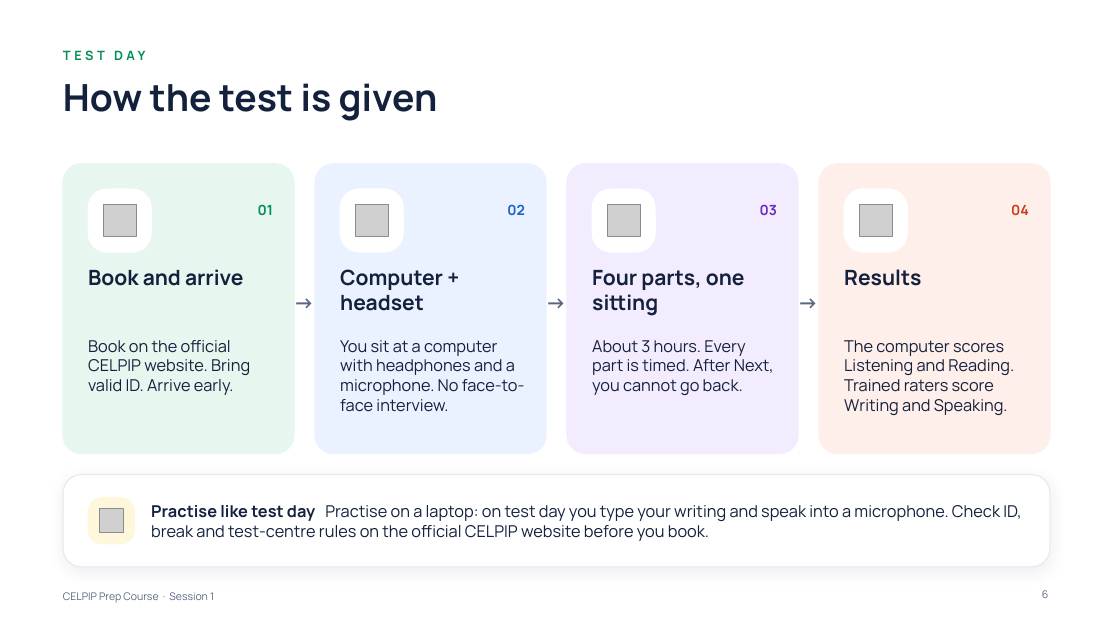
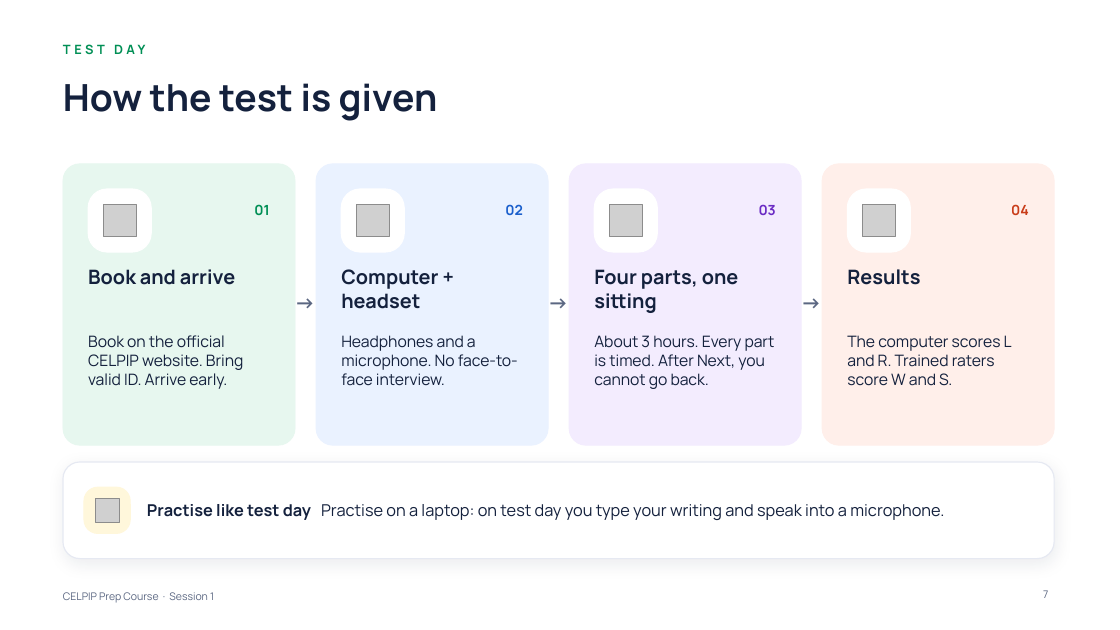
Before and after one commit to learnovateqa/The_English_Academy_CELPIP, a slide deck: slide 7 of decks/session-01.pptx (slide 6 before the commit). Drawn at 1120x630 pixels with LibreOffice and Linux fonts; fonts in the diff are those of the drawing; grey boxes stand for pictures. Boxes give left, top, right and bottom in pixels: in the first picture for what was removed or moved away, otherwise in the second. Text is boxed around its words. In the diff, an @@ line names an element or a change of style, - is before the commit and + after.

```diff
--- a/decks/session-01.pptx
+++ b/decks/session-01.pptx
@@ text "TEST DAY" at bbox=[63, 44, 145, 55]: vertical alignment middle to top @@
@@ rounded rectangle: place and size @@
-rounded rectangle at bbox=[63, 164, 294, 454]
+rounded rectangle at bbox=[63, 164, 295, 445]
@@ rounded rectangle at bbox=[63, 164, 295, 445]: outline #E7F7EF 1 pt to #E7F7EF 0.75 pt; proportions changed @@
@@ rounded rectangle: place and size @@
-rounded rectangle at bbox=[315, 164, 546, 454]
+rounded rectangle at bbox=[316, 164, 548, 445]
@@ rounded rectangle at bbox=[316, 164, 548, 445]: outline #EAF2FF 1 pt to #EAF2FF 0.75 pt; proportions changed @@
@@ rounded rectangle: place and size @@
-rounded rectangle at bbox=[567, 164, 798, 454]
+rounded rectangle at bbox=[570, 164, 802, 445]
@@ rounded rectangle at bbox=[570, 164, 802, 445]: outline #F3ECFE 1 pt to #F3ECFE 0.75 pt; proportions changed @@
@@ rounded rectangle: place and size @@
-rounded rectangle at bbox=[819, 164, 1050, 454]
+rounded rectangle at bbox=[823, 164, 1054, 445]
@@ rounded rectangle at bbox=[823, 164, 1054, 445]: outline #FFEFEA 1 pt to #FFEFEA 0.75 pt; proportions changed @@
@@ text "01": place and size @@
-text "01" at bbox=[258, 204, 273, 215]
+text "01" at bbox=[254, 204, 269, 215]
@@ rounded rectangle: place and size @@
-rounded rectangle at bbox=[844, 189, 907, 252]
+rounded rectangle at bbox=[848, 189, 911, 252]
@@ picture: place and size @@
-picture at bbox=[860, 204, 892, 237]
+picture at bbox=[863, 204, 896, 237]
@@ size 18 to 17 pt in 4 elements at bbox=[88, 269, 235, 285], bbox=[341, 269, 438, 309], bbox=[594, 269, 738, 313], bbox=[847, 269, 920, 285] @@
@@ text "Book on the official CELPIP ..." at bbox=[88, 335, 244, 389]: size 14 to 13.5 pt @@
@@ text at bbox=[341, 335, 518, 386]: text changed; size 14 to 13.5 pt @@
-You sit at a computer with headphones and a microphone. No face-to-face interview.
+Headphones and a microphone. No face-to-face interview.
@@ text "About 3 hours. Every part ..." at bbox=[594, 335, 775, 389]: size 14 to 13.5 pt @@
@@ text at bbox=[847, 335, 1012, 386]: text changed; size 14 to 13.5 pt @@
-The computer scores Listening and Reading. Trained raters score Writing and Speaking.
+The computer scores L and R. Trained raters score W and S.
@@ rounded rectangle: place and size @@
-rounded rectangle at bbox=[63, 475, 1050, 567]
+rounded rectangle at bbox=[63, 462, 1054, 559]
@@ rounded rectangle at bbox=[63, 462, 1054, 559]: outline #FFFFFF 1 pt to #E6E9F2 1 pt; proportions changed @@
@@ rounded rectangle removed at bbox=[63, 475, 1050, 567] @@
@@ rounded rectangle: place and size @@
-rounded rectangle at bbox=[88, 497, 134, 544]
+rounded rectangle at bbox=[84, 487, 130, 534]
@@ picture: place and size @@
-picture at bbox=[99, 509, 124, 534]
+picture at bbox=[95, 498, 119, 523]
@@ text at bbox=[147, 504, 944, 520]: text changed @@
-Practise like test day Practise on a laptop: on test day you type your writing and speak into a microphone. Check ID, break and test-centre rules on the official CELPIP website before you book.
+Practise like test day Practise on a laptop: on test day you type your writing and speak into a microphone.
@@ page number at bbox=[1043, 590, 1048, 598]: text changed @@
-6
+7
```
Also in this commit, not shown: 25 other slides changed, 13 slides added, 15 other files.
